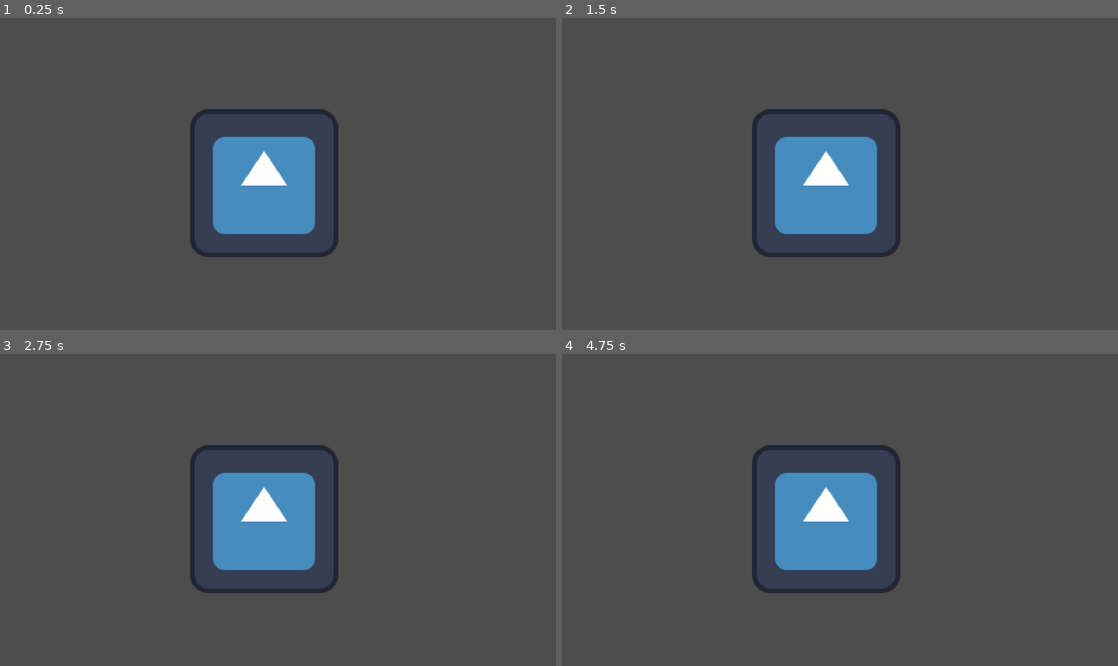
Above: before the commit, frames 1-4 (two rows, left to right).
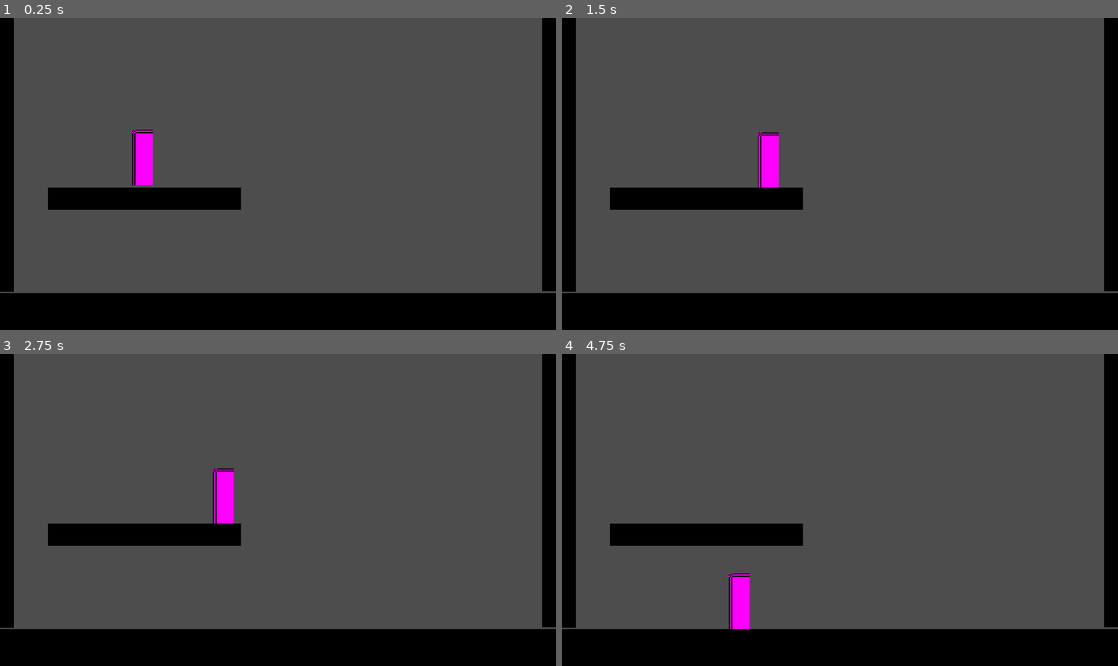
Above: after the commit, the same moments.

Repository: martynpie/metroidvania-forge
Game: Godot game, scene res://playground.tscn
Two runs of this game, one before a commit and one after it. Both use one fixed random seed, a clock stepped at 60 frames per second and the inputs below. The engine's default icon, where the game draws it, is replaced by a stand-in: a white triangle on a blue panel in a dark square.
Inputs:
- Up to frame 1 (0.25 s): no input
- Up to frame 2 (1.5 s): hold D (right) 0.53-1.28 s; hold A (left) from 1.28 s (still down)
- Up to frame 3 (2.75 s): release A (left) at 2.03 s; hold D (right) from 2.03 s (still down)
- Up to frame 4 (4.75 s): release D (right) at 3.53 s; hold A (left) from 3.53 s (still down)

The runs differ from the first frame. In frame 1, 26% of the frame differs, in the area x 0-100%, y 0-100%; in frame 2, 26%; in frame 3, 26%; in frame 4, 26%.

Commit message:
Chapter 01 Ep 01 - Basic Player Scene

Diff:
--- /dev/null
+++ b/player/player.tscn
@@ -0,0 +1,21 @@
+[gd_scene load_steps=4 format=3 uid="uid://cfa3xni5hj64u"]
+
+[ext_resource type="Script" uid="uid://dtbosehmi0bt2" path="res://player/scripts/player.gd" id="1_oul6g"]
+
+[sub_resource type="PlaceholderTexture2D" id="PlaceholderTexture2D_kqu6x"]
+size = Vector2(18, 48)
+
+[sub_resource type="RectangleShape2D" id="RectangleShape2D_oul6g"]
+size = Vector2(16, 46)
+
+[node name="Player" type="CharacterBody2D"]
+script = ExtResource("1_oul6g")
+
+[node name="Sprite2D" type="Sprite2D" parent="."]
+position = Vector2(0, -24)
+texture = SubResource("PlaceholderTexture2D_kqu6x")
+
+[node name="CollisionShape2D" type="CollisionShape2D" parent="."]
+position = Vector2(0, -23)
+shape = SubResource("RectangleShape2D_oul6g")
+debug_color = Color(0, 0.6, 0.69803923, 0.21960784)
--- /dev/null
+++ b/player/scripts/player.gd
@@ -0,0 +1,16 @@
+class_name Player extends CharacterBody2D
+
+func _process( delta : float ) -> void:
+
+	pass
+
+
+func _physics_process( _delta : float ) -> void:
+	velocity.x = 0
+	if Input.is_action_pressed( "left" ):
+		velocity.x = -100
+	elif Input.is_action_pressed( "right" ):
+		velocity.x = 100
+	velocity.y = velocity.y + 981 * _delta
+	move_and_slide()
+	pass
--- a/playground.tscn
+++ b/playground.tscn
@@ -1,9 +1,59 @@
-[gd_scene load_steps=2 format=3 uid="uid://8lidg4hqe43w"]
+[gd_scene load_steps=5 format=3 uid="uid://8lidg4hqe43w"]
 
-[ext_resource type="Texture2D" uid="uid://dd860n3iw55m1" path="res://icon.svg" id="1_rupst"]
+[ext_resource type="PackedScene" uid="uid://cfa3xni5hj64u" path="res://player/player.tscn" id="1_rupst"]
 
-[node name="Node2D" type="Node2D"]
+[sub_resource type="Gradient" id="Gradient_edjgo"]
+colors = PackedColorArray(0, 0, 0, 1, 0, 0, 0, 1)
 
-[node name="Icon" type="Sprite2D" parent="."]
-position = Vector2(228, 143)
-texture = ExtResource("1_rupst")
+[sub_resource type="GradientTexture2D" id="GradientTexture2D_rupst"]
+gradient = SubResource("Gradient_edjgo")
+width = 32
+height = 32
+
+[sub_resource type="RectangleShape2D" id="RectangleShape2D_wt17y"]
+size = Vector2(32, 32)
+
+[node name="Playground" type="Node2D"]
+
+[node name="Sprite2D" type="Sprite2D" parent="."]
+position = Vector2(243, 259)
+scale = Vector2(16.03125, 1.3125)
+texture = SubResource("GradientTexture2D_rupst")
+
+[node name="StaticBody2D" type="StaticBody2D" parent="Sprite2D"]
+
+[node name="CollisionShape2D" type="CollisionShape2D" parent="Sprite2D/StaticBody2D"]
+shape = SubResource("RectangleShape2D_wt17y")
+
+[node name="Sprite2D3" type="Sprite2D" parent="."]
+position = Vector2(-26, 112.49999)
+scale = Vector2(2.3593745, 7.781249)
+texture = SubResource("GradientTexture2D_rupst")
+
+[node name="StaticBody2D" type="StaticBody2D" parent="Sprite2D3"]
+
+[node name="CollisionShape2D" type="CollisionShape2D" parent="Sprite2D3/StaticBody2D"]
+shape = SubResource("RectangleShape2D_wt17y")
+
+[node name="Sprite2D4" type="Sprite2D" parent="."]
+position = Vector2(506, 112)
+scale = Vector2(2.3593745, 7.781249)
+texture = SubResource("GradientTexture2D_rupst")
+
+[node name="StaticBody2D" type="StaticBody2D" parent="Sprite2D4"]
+
+[node name="CollisionShape2D" type="CollisionShape2D" parent="Sprite2D4/StaticBody2D"]
+shape = SubResource("RectangleShape2D_wt17y")
+
+[node name="Sprite2D2" type="Sprite2D" parent="."]
+position = Vector2(124.750015, 156.5)
+scale = Vector2(5.2031236, 0.59374994)
+texture = SubResource("GradientTexture2D_rupst")
+
+[node name="StaticBody2D" type="StaticBody2D" parent="Sprite2D2"]
+
+[node name="CollisionShape2D" type="CollisionShape2D" parent="Sprite2D2/StaticBody2D"]
+shape = SubResource("RectangleShape2D_wt17y")
+
+[node name="Player" parent="." instance=ExtResource("1_rupst")]
+position = Vector2(123, 112)
Not shown, added: player/scripts/player.gd.uid
